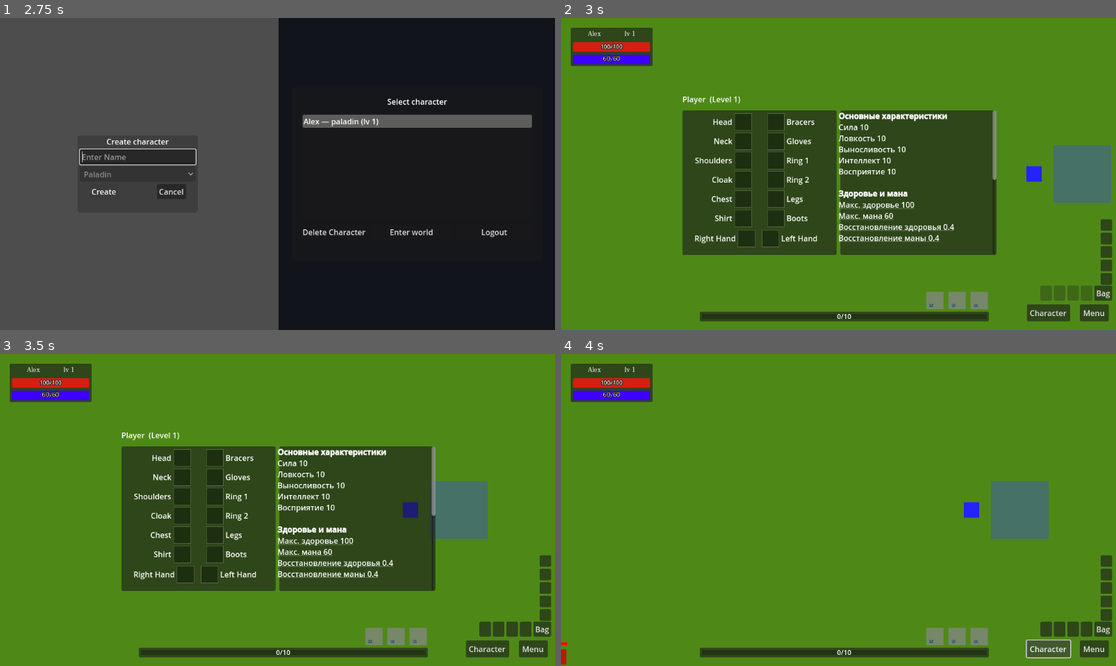
Above: before the commit, frames 1-4 (two rows, left to right).
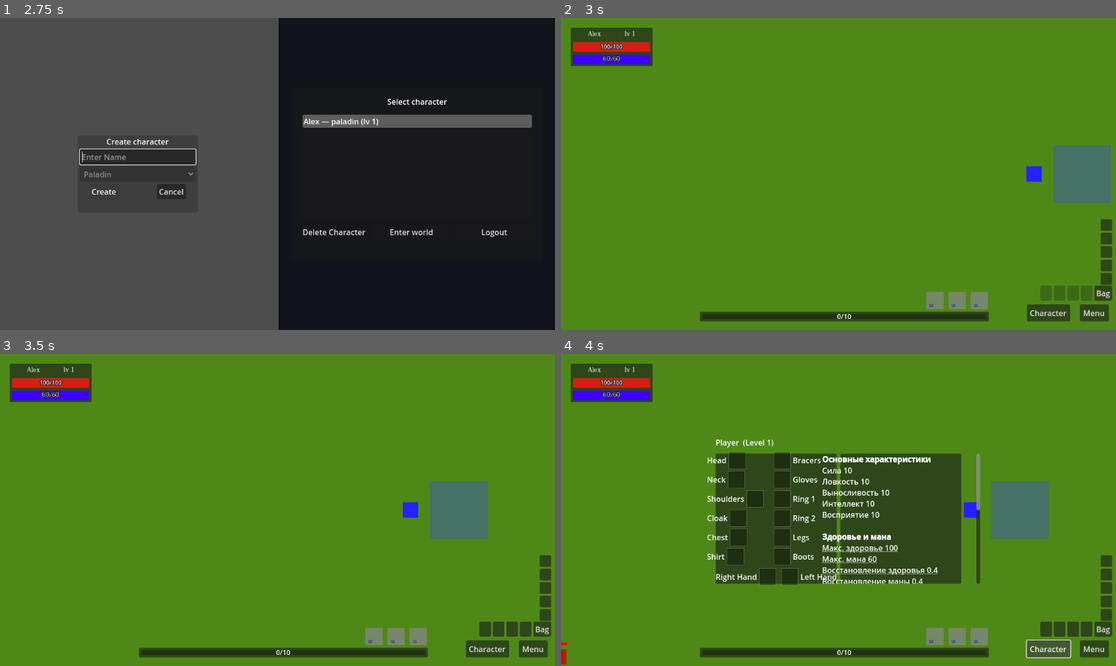
Above: after the commit, the same moments.

Repository: denisshkytko/mmo-mvp-godot
Game: Godot game, scene res://ui/flow/LoginUI.tscn
The game is run twice, just before and just after one commit, with the same random seed, the same clock (stepped at 60 frames per second) and the same inputs. The engine's default icon, where the game draws it, is replaced by a stand-in: a white triangle on a blue panel in a dark square.
Inputs (mouse positions are in pixels of both pictures, inside the frame that each line leads up to):
- Up to frame 1 (2.75 s): click "Sign in" at 0.5 s; click (138, 155) at 1.27 s; type "Alex" at 1.35 s; click "Create" at 2 s
- Up to frame 2 (3 s): click "Enter world" at 2.75 s
- Up to frame 3 (3.5 s): no input
- Up to frame 4 (4 s): click "Character" at 3.5 s

Frame 1 is identical in both runs. In frame 2, 26% of the frame differs, in the area x 21-79%, y 25-76%; in frame 3, 26%; in frame 4, 19%.

Commit message:
Adjust CharacterHUD tooltip sizing and positioning

Diff:
--- a/ui/game/hud/CharacterHUD.tscn
+++ b/ui/game/hud/CharacterHUD.tscn
@@ -20,10 +20,11 @@
 text = "Character"
 
 [node name="Panel" type="Panel" parent="."]
+visible = false
+layout_mode = 0
+size_flags_horizontal = 3
+size_flags_vertical = 3
 unique_name_in_owner = true
-layout_mode = 0
-size_flags_horizontal = 3
-size_flags_vertical = 3
 
 [node name="MarginContainer" type="MarginContainer" parent="Panel"]
 layout_mode = 1
@@ -42,22 +43,23 @@
 theme_override_constants/separation = 5
 
 [node name="TitleLabel" type="Label" parent="Panel/MarginContainer/VBoxContainer"]
+custom_minimum_size = Vector2(290, 30)
+layout_mode = 2
+text = "Character"
 unique_name_in_owner = true
-custom_minimum_size = Vector2(290, 30)
-layout_mode = 2
-text = "Character"
 
 [node name="ContentRow" type="HBoxContainer" parent="Panel/MarginContainer/VBoxContainer"]
+custom_minimum_size = Vector2(510, 270)
 layout_mode = 2
 size_flags_horizontal = 3
 theme_override_constants/separation = 8
 
 [node name="EquipmentPanel" type="Panel" parent="Panel/MarginContainer/VBoxContainer/ContentRow"]
+custom_minimum_size = Vector2(220, 270)
+layout_mode = 2
+size_flags_horizontal = 3
+size_flags_vertical = 3
 unique_name_in_owner = true
-custom_minimum_size = Vector2(320, 300)
-layout_mode = 2
-size_flags_horizontal = 3
-size_flags_vertical = 3
 
 [node name="Margin" type="MarginContainer" parent="Panel/MarginContainer/VBoxContainer/ContentRow/EquipmentPanel"]
 layout_mode = 1
@@ -78,18 +80,14 @@
 [node name="ClothingRow" type="HBoxContainer" parent="Panel/MarginContainer/VBoxContainer/ContentRow/EquipmentPanel/Margin/EquipmentVBox"]
 layout_mode = 2
 theme_override_constants/separation = 6
-alignment = 1
 
 [node name="ClothingLeftColumn" type="VBoxContainer" parent="Panel/MarginContainer/VBoxContainer/ContentRow/EquipmentPanel/Margin/EquipmentVBox/ClothingRow"]
-custom_minimum_size = Vector2(120, 236)
-layout_mode = 2
-theme_override_constants/separation = 4
-alignment = 2
+layout_mode = 2
+theme_override_constants/separation = 4
 
 [node name="HeadRow" type="HBoxContainer" parent="Panel/MarginContainer/VBoxContainer/ContentRow/EquipmentPanel/Margin/EquipmentVBox/ClothingRow/ClothingLeftColumn"]
 layout_mode = 2
 theme_override_constants/separation = 4
-alignment = 2
 
 [node name="HeadLabel" type="Label" parent="Panel/MarginContainer/VBoxContainer/ContentRow/EquipmentPanel/Margin/EquipmentVBox/ClothingRow/ClothingLeftColumn/HeadRow"]
 layout_mode = 2
@@ -112,7 +110,6 @@
 [node name="NeckRow" type="HBoxContainer" parent="Panel/MarginContainer/VBoxContainer/ContentRow/EquipmentPanel/Margin/EquipmentVBox/ClothingRow/ClothingLeftColumn"]
 layout_mode = 2
 theme_override_constants/separation = 4
-alignment = 2
 
 [node name="NeckLabel" type="Label" parent="Panel/MarginContainer/VBoxContainer/ContentRow/EquipmentPanel/Margin/EquipmentVBox/ClothingRow/ClothingLeftColumn/NeckRow"]
 layout_mode = 2
@@ -135,7 +132,6 @@
 [node name="ShouldersLeftRow" type="HBoxContainer" parent="Panel/MarginContainer/VBoxContainer/ContentRow/EquipmentPanel/Margin/EquipmentVBox/ClothingRow/ClothingLeftColumn"]
 layout_mode = 2
 theme_override_constants/separation = 4
-alignment = 2
 
 [node name="ShouldersLeftLabel" type="Label" parent="Panel/MarginContainer/VBoxContainer/ContentRow/EquipmentPanel/Margin/EquipmentVBox/ClothingRow/ClothingLeftColumn/ShouldersLeftRow"]
 layout_mode = 2
@@ -158,7 +154,6 @@
 [node name="CloakLeftRow" type="HBoxContainer" parent="Panel/MarginContainer/VBoxContainer/ContentRow/EquipmentPanel/Margin/EquipmentVBox/ClothingRow/ClothingLeftColumn"]
 layout_mode = 2
 theme_override_constants/separation = 4
-alignment = 2
 
 [node name="CloakLeftLabel" type="Label" parent="Panel/MarginContainer/VBoxContainer/ContentRow/EquipmentPanel/Margin/EquipmentVBox/ClothingRow/ClothingLeftColumn/CloakLeftRow"]
 layout_mode = 2
@@ -181,7 +176,6 @@
 [node name="ChestRow" type="HBoxContainer" parent="Panel/MarginContainer/VBoxContainer/ContentRow/EquipmentPanel/Margin/EquipmentVBox/ClothingRow/ClothingLeftColumn"]
 layout_mode = 2
 theme_override_constants/separation = 4
-alignment = 2
 
 [node name="ChestLabel" type="Label" parent="Panel/MarginContainer/VBoxContainer/ContentRow/EquipmentPanel/Margin/EquipmentVBox/ClothingRow/ClothingLeftColumn/ChestRow"]
 layout_mode = 2
@@ -204,7 +198,6 @@
 [node name="ShirtLeftRow" type="HBoxContainer" parent="Panel/MarginContainer/VBoxContainer/ContentRow/EquipmentPanel/Margin/EquipmentVBox/ClothingRow/ClothingLeftColumn"]
 layout_mode = 2
 theme_override_constants/separation = 4
-alignment = 2
 
 [node name="ShirtLeftLabel" type="Label" parent="Panel/MarginContainer/VBoxContainer/ContentRow/EquipmentPanel/Margin/EquipmentVBox/ClothingRow/ClothingLeftColumn/ShirtLeftRow"]
 layout_mode = 2
@@ -225,12 +218,11 @@
 stretch_mode = 5
 
 [node name="ClothingDividerColumn" type="Control" parent="Panel/MarginContainer/VBoxContainer/ContentRow/EquipmentPanel/Margin/EquipmentVBox/ClothingRow"]
-custom_minimum_size = Vector2(20, 20)
+custom_minimum_size = Vector2(8, 1)
 layout_mode = 2
 size_flags_vertical = 3
 
 [node name="ClothingRightColumn" type="VBoxContainer" parent="Panel/MarginContainer/VBoxContainer/ContentRow/EquipmentPanel/Margin/EquipmentVBox/ClothingRow"]
-custom_minimum_size = Vector2(120, 236)
 layout_mode = 2
 theme_override_constants/separation = 4
 
@@ -369,13 +361,13 @@
 [node name="WeaponsRow" type="HBoxContainer" parent="Panel/MarginContainer/VBoxContainer/ContentRow/EquipmentPanel/Margin/EquipmentVBox"]
 layout_mode = 2
 theme_override_constants/separation = 10
-alignment = 1
 
 [node name="WeaponsLeftSpacer" type="Control" parent="Panel/MarginContainer/VBoxContainer/ContentRow/EquipmentPanel/Margin/EquipmentVBox/WeaponsRow"]
-layout_mode = 2
+custom_minimum_size = Vector2(8, 1)
+layout_mode = 2
+size_flags_horizontal = 3
 
 [node name="RightHandRow" type="HBoxContainer" parent="Panel/MarginContainer/VBoxContainer/ContentRow/EquipmentPanel/Margin/EquipmentVBox/WeaponsRow"]
-custom_minimum_size = Vector2(130, 36)
 layout_mode = 2
 theme_override_constants/separation = 4
 
@@ -398,7 +390,6 @@
 stretch_mode = 5
 
 [node name="LeftHandRow" type="HBoxContainer" parent="Panel/MarginContainer/VBoxContainer/ContentRow/EquipmentPanel/Margin/EquipmentVBox/WeaponsRow"]
-custom_minimum_size = Vector2(130, 36)
 layout_mode = 2
 theme_override_constants/separation = 4
 
@@ -421,10 +412,11 @@
 text = "Left Hand"
 
 [node name="WeaponsRightSpacer" type="Control" parent="Panel/MarginContainer/VBoxContainer/ContentRow/EquipmentPanel/Margin/EquipmentVBox/WeaponsRow"]
-layout_mode = 2
+custom_minimum_size = Vector2(8, 1)
+layout_mode = 2
+size_flags_horizontal = 3
 
 [node name="StatsPanel" type="Panel" parent="Panel/MarginContainer/VBoxContainer/ContentRow"]
-custom_minimum_size = Vector2(320, 300)
 layout_mode = 2
 size_flags_horizontal = 3
 size_flags_vertical = 3
@@ -440,12 +432,11 @@
 horizontal_scroll_mode = 0
 
 [node name="StatsText" type="RichTextLabel" parent="Panel/MarginContainer/VBoxContainer/ContentRow/StatsPanel/StatsScroll"]
-unique_name_in_owner = true
 z_index = 200
 custom_minimum_size = Vector2(320, 255)
 layout_mode = 2
 fit_content = true
+unique_name_in_owner = true
 
 [node name="TooltipPanel" parent="." instance=ExtResource("2_0n5q6")]
 z_index = 500
-layout_mode = 0
--- a/ui/game/hud/SharedTooltipPanel.tscn
+++ b/ui/game/hud/SharedTooltipPanel.tscn
@@ -2,7 +2,6 @@
 
 [node name="TooltipPanel" type="Panel"]
 visible = false
-custom_minimum_size = Vector2(360, 0)
 
 [node name="Margin" type="MarginContainer" parent="."]
 anchors_preset = 15
--- a/ui/game/hud/character_hud.gd
+++ b/ui/game/hud/character_hud.gd
@@ -18,6 +18,7 @@
 var _equipment_slots: Dictionary = {}
 var _icon_cache: Dictionary = {}
 var _tooltip_slot: String = ""
+var _tooltip_anchor: Vector2 = Vector2.ZERO
 var _equip_drag_active: bool = false
 var _equip_drag_slot_id: String = ""
 var _equip_drag_item: Dictionary = {}
@@ -85,8 +86,9 @@
 	if _tooltip_slot == key and tooltip_panel.visible:
 		_hide_tooltip()
 		return
+	_tooltip_anchor = get_viewport().get_mouse_position()
 	_tooltip_slot = key
-	_show_tooltip_text(String(_breakdown_cache[key]), false)
+	_show_tooltip_text(String(_breakdown_cache[key]), false, _tooltip_anchor)
 
 func _unhandled_input(event: InputEvent) -> void:
 	if not _equip_drag_active:
@@ -262,6 +264,7 @@
 	if event is InputEventMouseButton and (event as InputEventMouseButton).button_index == MOUSE_BUTTON_LEFT:
 		var mb := event as InputEventMouseButton
 		if mb.pressed:
+			_tooltip_anchor = get_viewport().get_mouse_position()
 			_equip_drag_start_pos = mb.position
 			_toggle_equipment_tooltip(slot_id)
 		else:
@@ -297,7 +300,7 @@
 		_hide_tooltip()
 		return
 	_tooltip_slot = slot_id
-	_show_tooltip_text(text, true)
+	_show_tooltip_text(text, true, _tooltip_anchor)
 
 func _build_item_tooltip_text(item_id: String, count: int) -> String:
 	var db := get_node_or_null("/root/DataDB")
@@ -308,18 +311,18 @@
 		return ""
 	return TOOLTIP_BUILDER.build_item_tooltip(meta, count, _player)
 
-func _show_tooltip_text(text: String, show_unequip: bool) -> void:
+func _show_tooltip_text(text: String, show_unequip: bool, anchor_pos: Vector2) -> void:
 	if tooltip_panel == null or tooltip_rich == null:
 		return
 	tooltip_panel.visible = false
-	tooltip_panel.custom_minimum_size = Vector2(tooltip_panel.custom_minimum_size.x, 0)
-	tooltip_panel.size = Vector2(tooltip_panel.size.x, 0)
+	tooltip_panel.custom_minimum_size = Vector2.ZERO
+	tooltip_panel.size = Vector2.ZERO
 	tooltip_rich.text = text
 	if tooltip_unequip != null:
 		tooltip_unequip.visible = show_unequip
 	await _resize_tooltip_to_content()
 	tooltip_panel.visible = true
-	_position_tooltip()
+	_position_tooltip(anchor_pos)
 
 func _resize_tooltip_to_content() -> void:
 	if tooltip_panel == null or tooltip_rich == null:
@@ -329,24 +332,13 @@
 	tooltip_panel.visible = true
 	tooltip_panel.modulate = Color(prev_modulate.r, prev_modulate.g, prev_modulate.b, 0.0)
 	var width: float = 360.0
-	tooltip_panel.size = Vector2(width, 10)
 	tooltip_panel.custom_minimum_size = Vector2(width, 0)
 	tooltip_rich.custom_minimum_size = Vector2(width - 20.0, 0)
 	await get_tree().process_frame
-	var content_h: float = max(float(tooltip_rich.get_content_height()), tooltip_rich.get_combined_minimum_size().y)
-	var btn_h: float = 0.0
-	if tooltip_unequip != null and tooltip_unequip.visible:
-		btn_h = max(32.0, tooltip_unequip.get_combined_minimum_size().y)
-	var extra_spacing: float = 8.0 if btn_h > 0.0 else 0.0
-	var min_h: float = max(32.0, content_h + btn_h + extra_spacing + 16.0)
-	tooltip_panel.custom_minimum_size = Vector2(width, min_h)
-	tooltip_panel.size = Vector2(width, min_h)
-	await get_tree().process_frame
 	var final_size := tooltip_panel.get_combined_minimum_size()
-	if final_size.y < min_h:
-		final_size = Vector2(width, min_h)
+	var padded_size := final_size + Vector2(0.0, 0.0)
 	tooltip_panel.custom_minimum_size = final_size
-	tooltip_panel.size = final_size
+	tooltip_panel.size = padded_size
 	tooltip_panel.modulate = prev_modulate
 	if not was_visible:
 		tooltip_panel.visible = false
@@ -533,30 +525,30 @@
 
 	return "\n".join(lines)
 
-func _position_tooltip() -> void:
-	# Place tooltip beside the character panel (outside), so it never affects layout.
-	if tooltip_panel == null or panel == null:
+func _position_tooltip(anchor_pos: Vector2) -> void:
+	if tooltip_panel == null:
 		return
 
 	var vp: Rect2 = get_viewport_rect()
-	var ppos: Vector2 = panel.global_position
-	var psz: Vector2 = panel.size
-
-	# Size: keep stable; do not auto-expand based on text width.
-	tooltip_panel.size = Vector2(360, max(200, psz.y))
-
-	var desired := ppos + Vector2(psz.x + 12.0, 0.0)
 	var tsize := tooltip_panel.size
-
-	# If doesn't fit to the right -> move to the left
+	var desired := anchor_pos
+
 	if desired.x + tsize.x > vp.position.x + vp.size.x:
-		desired.x = ppos.x - tsize.x - 12.0
-
-	# Clamp vertically
-	if desired.y + tsize.y > vp.position.y + vp.size.y:
-		desired.y = vp.position.y + vp.size.y - tsize.y - 8.0
-	if desired.y < vp.position.y:
-		desired.y = vp.position.y + 8.0
+		desired.x = anchor_pos.x - tsize.x
+
+	var padding := 8.0
+	var min_x := vp.position.x + padding
+	var max_x := vp.position.x + vp.size.x - tsize.x - padding
+	var min_y := vp.position.y + padding
+	var max_y := vp.position.y + vp.size.y - tsize.y - padding
+
+	if max_x < min_x:
+		max_x = min_x
+	if max_y < min_y:
+		max_y = min_y
+
+	desired.x = clamp(desired.x, min_x, max_x)
+	desired.y = clamp(desired.y, min_y, max_y)
 
 	tooltip_panel.global_position = desired
 
--- a/ui/game/hud/tooltip_text_builder.gd
+++ b/ui/game/hud/tooltip_text_builder.gd
@@ -22,10 +22,10 @@
 			return "#ffffff"
 
 static func format_money_bbcode(bronze_total: int) -> String:
-	var total : int = max(0, int(bronze_total))
-	var gold : int = int(total / 10000)
-	var silver : int = int((total % 10000) / 100)
-	var bronze : int = int(total % 100)
+	var total := max(0, int(bronze_total))
+	var gold := int(total / 10000)
+	var silver := int((total % 10000) / 100)
+	var bronze := int(total % 100)
 
 	var parts: Array[String] = []
 	if gold > 0:
Not shown: 1 places in ui/game/hud/CharacterHUD.tscn that only renumber resources
